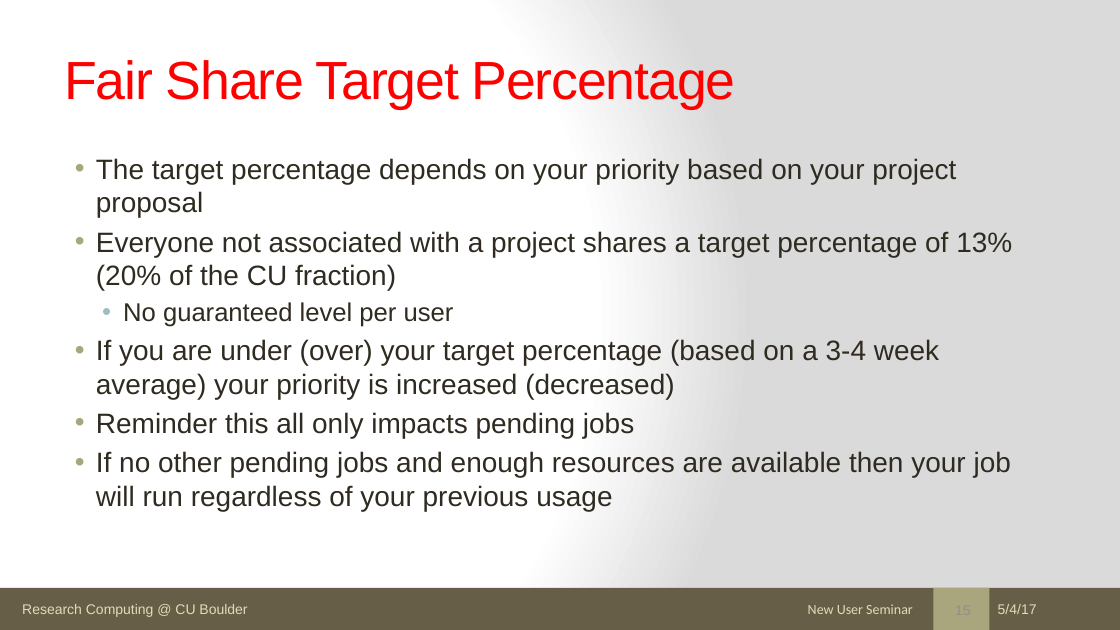
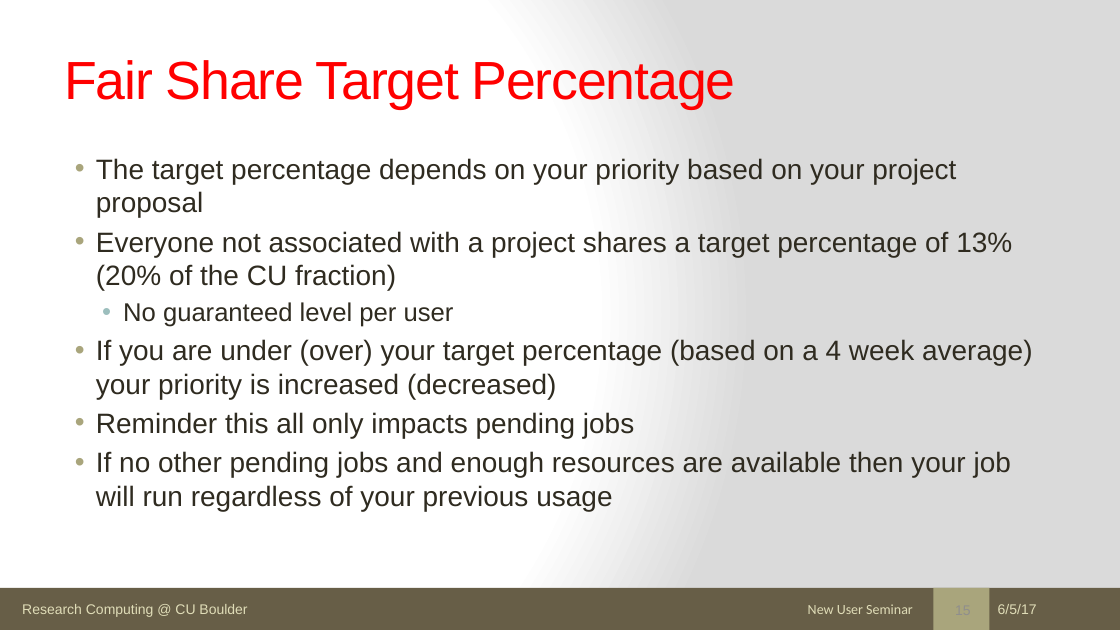
Before and after one commit to ResearchComputing/New_User_Seminar, a slide deck: slide 15 of rc_new_user_seminar_2017.pptx. Drawn at 1120x630 pixels with LibreOffice and Linux fonts; fonts in the diff are those of the drawing. Boxes give left, top, right and bottom in pixels: in the first picture for what was removed or moved away, otherwise in the second. Text is boxed around its words. In the diff, an @@ line names an element or a change of style, - is before the commit and + after.

```diff
--- a/rc_new_user_seminar_2017.pptx
+++ b/rc_new_user_seminar_2017.pptx
@@ text at box(96, 339, 1033, 399): text changed @@
-• If you are under (over) your target percentage (based on a 3-4 week average) your priority is increased (decreased)
+• If you are under (over) your target percentage (based on a 4 week average) your priority is increased (decreased)
@@ text at box(998, 604, 1037, 614): text changed @@
-5/4/17
+6/5/17
```
Also in this commit, not shown: 55 other slides changed, 7 other files.
